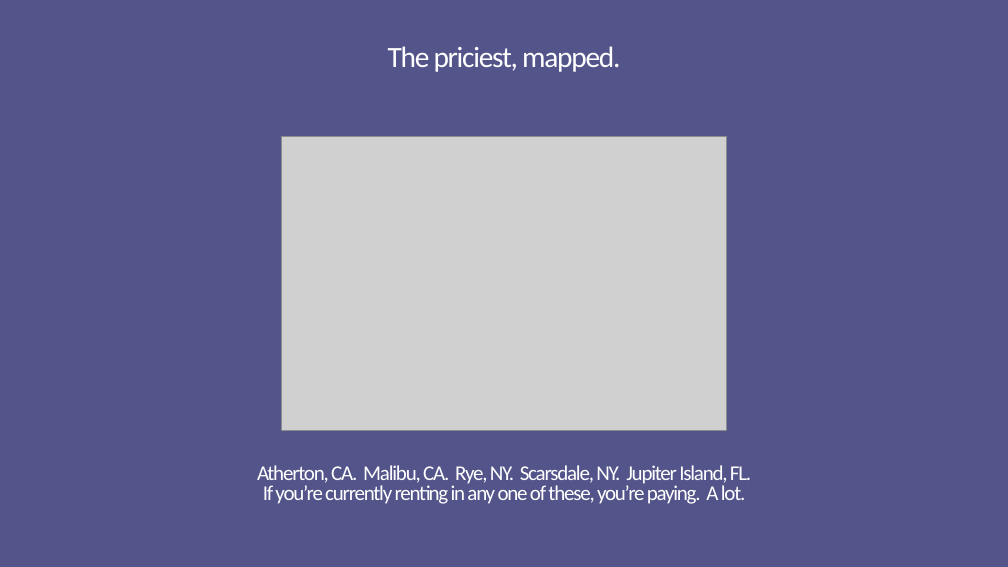
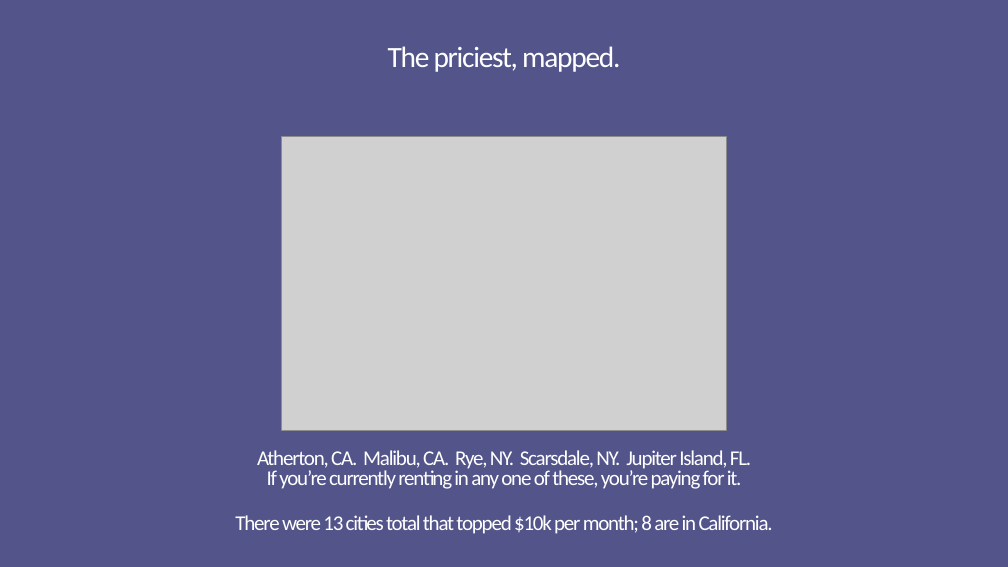
Before and after one commit to marcusmcb/group-project-1, a slide deck: slide 16 of resources/powerpoint/uci-rental-presentation.pptx (slide 15 before the commit). Drawn at 1008x567 pixels with LibreOffice and Linux fonts; fonts in the diff are those of the drawing; grey boxes stand for pictures. Boxes give left, top, right and bottom in pixels: in the first picture for what was removed or moved away, otherwise in the second. Text is boxed around its words. In the diff, an @@ line names an element or a change of style, - is before the commit and + after.

```diff
--- a/resources/powerpoint/uci-rental-presentation.pptx
+++ b/resources/powerpoint/uci-rental-presentation.pptx
@@ text at [235,450,773,534]: text changed @@
-Atherton, CA. Malibu, CA. Rye, NY. Scarsdale, NY. Jupiter Island, FL.
-If you’re currently renting in any one of these, you’re paying. A lot.
+Atherton, CA. Malibu, CA. Rye, NY. Scarsdale, NY. Jupiter Island, FL.
+If you’re currently renting in any one of these, you’re paying for it.
+There were 13 cities total that topped $10k per month; 8 are in California.
```
Also in this commit, not shown: 15 other slides changed, 4 slides added, 2 slides removed, 1 other file.
